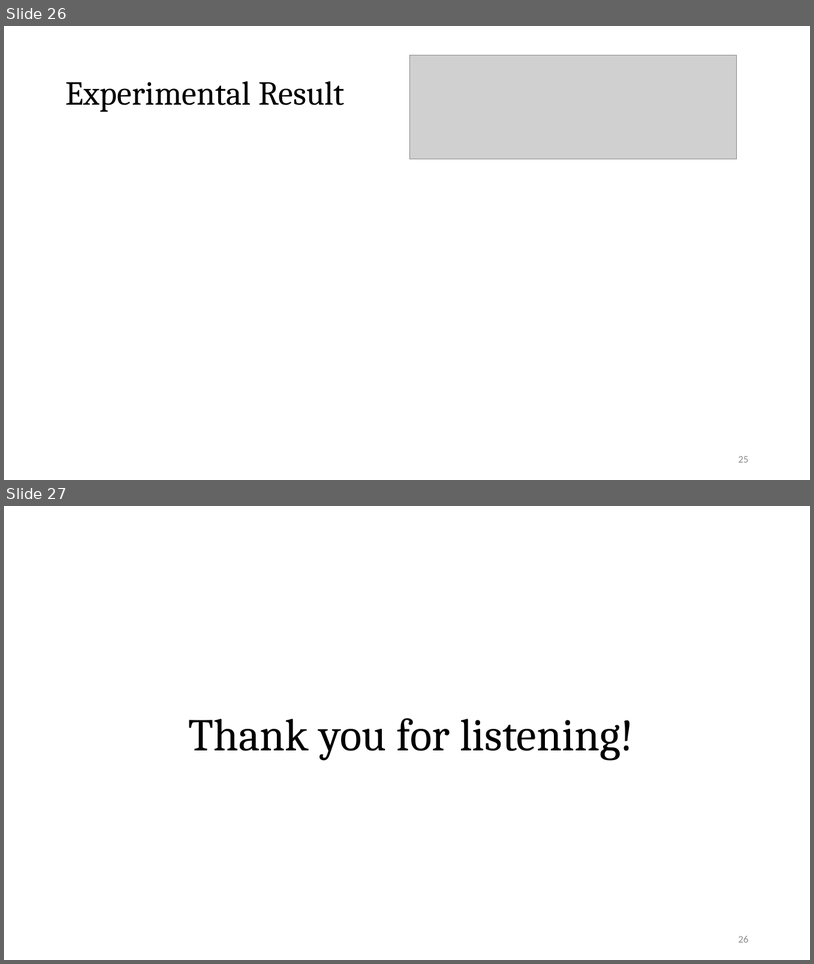
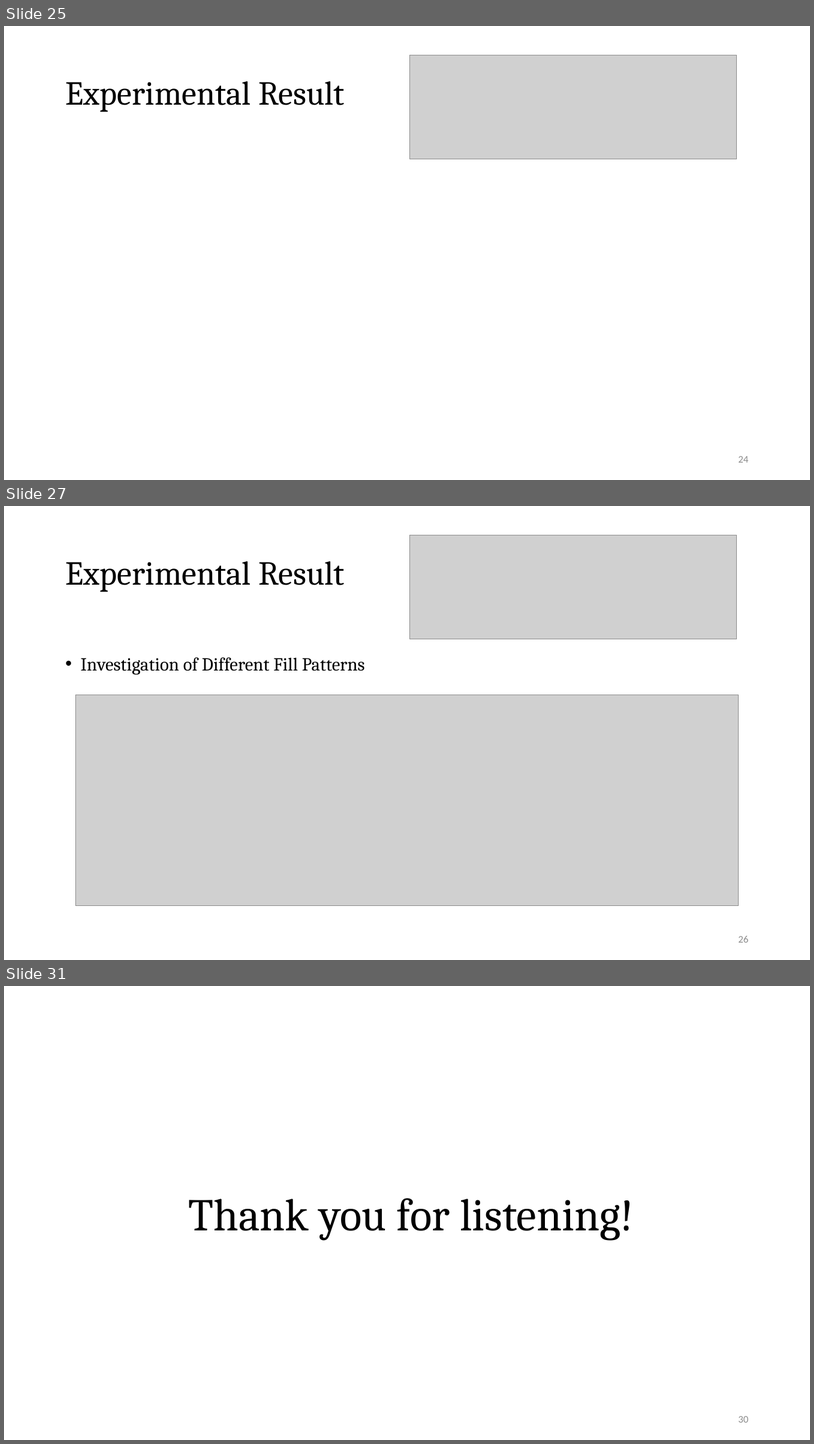
Before and after one commit to Pacific-Feng-Studuies/Studied-Papers, a slide deck: DAC2024/MOGA-CmpCNN/MOGA-CmpCNN A Multi-Objective Genetic Algorithm Intergrated with CmpCNN Model for CMP-Aware Metal Fill.pptx. Shown one above the other, each under a label of ours: slides 26 and 27 before the commit, slides 25, 27 and 31 after it; the slides between them are not shown. The pictures are 814x964 and 814x1444 pixels, drawn with LibreOffice and Linux fonts; fonts in the diff are those of the drawing; grey boxes stand for pictures. Boxes give left, top, right and bottom in pixels: in the first picture for what was removed or moved away, otherwise in the second. Text is boxed around its words. In the diff, an @@ line names an element or a change of style, - is before the commit and + after.

```diff
--- a/DAC2024/MOGA-CmpCNN/MOGA-CmpCNN A Multi-Objective Genetic Algorithm Intergrated with CmpCNN Model for CMP-Aware Metal Fill.pptx
+++ b/DAC2024/MOGA-CmpCNN/MOGA-CmpCNN A Multi-Objective Genetic Algorithm Intergrated with CmpCNN Model for CMP-Aware Metal Fill.pptx
@@ slide 27 added at bbox=[4, 506, 810, 960], background #FFFFFF @@
@@ picture added at bbox=[410, 535, 737, 639] @@
@@ title added at bbox=[65, 561, 345, 592], 40 pt, text #000000 @@
+Experimental Result
@@ text added at bbox=[81, 657, 365, 675], 22 pt, text #000000 @@
+• Investigation of Different Fill Patterns
@@ picture added at bbox=[75, 695, 739, 906] @@
@@ page number added at bbox=[738, 936, 749, 942], 12 pt, text #8C8C8C @@
+26
@@ what was slide 26 is now slide 25 @@
@@ page number at bbox=[738, 456, 749, 462]: text changed @@
-25
+24
@@ what was slide 27 is now slide 31 @@
@@ page number at bbox=[738, 1416, 749, 1422]: text changed @@
-26
+30
```
Also in this commit, not shown: 4 other slides added, 1 slide removed.
